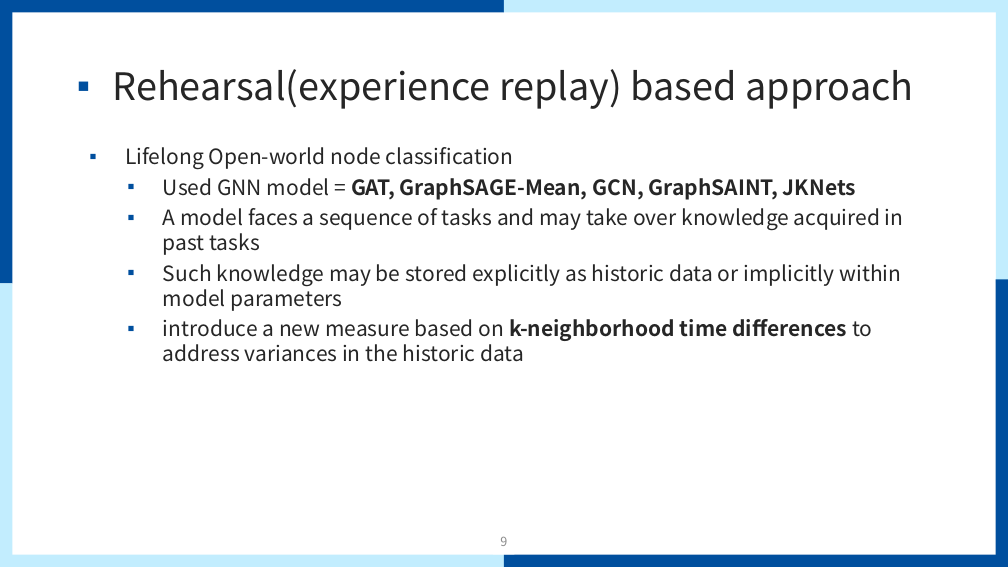
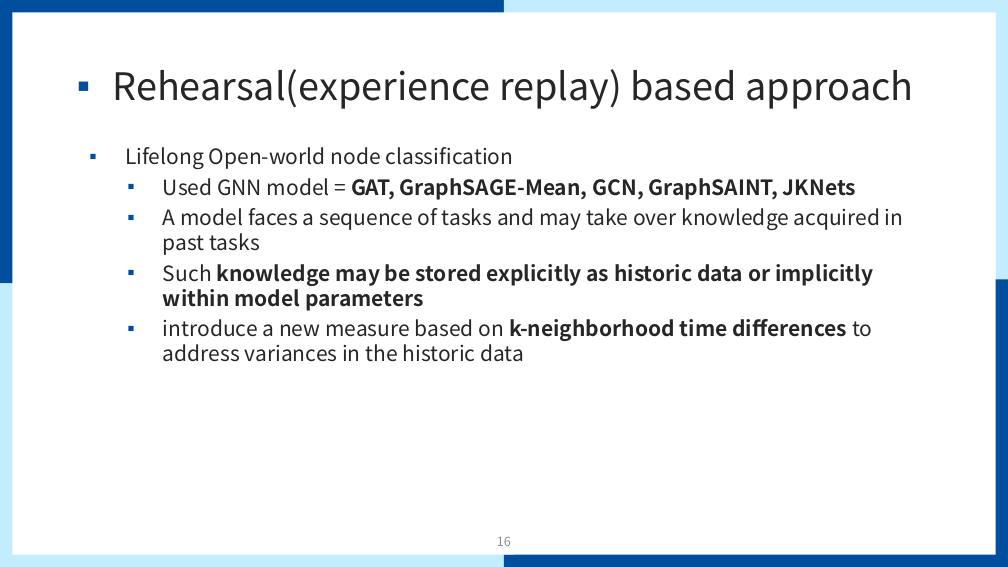
Before and after one commit to mmvv11/GraduateStudies, a slide deck: slide 16 of papers/papersForKCC/논문 관련 조사 및 아이디어.pptx (slide 9 before the commit). Drawn at 1008x567 pixels with LibreOffice and Linux fonts; fonts in the diff are those of the drawing; background and template pictures are left out. Boxes give left, top, right and bottom in pixels: in the first picture for what was removed or moved away, otherwise in the second. Text is boxed around its words. In the diff, an @@ line names an element or a change of style, - is before the commit and + after.

```diff
--- a/papers/papersForKCC/논문 관련 조사 및 아이디어.pptx
+++ b/papers/papersForKCC/논문 관련 조사 및 아이디어.pptx
@@ text at (163, 264, 873, 311): bold on in "knowledge may be stored explicitly as historic ..." @@
@@ page number at (497, 537, 511, 546): text changed @@
-9
+16
```
Also in this commit, not shown: 6 other slides changed, 2 slides added, 3 other files.
